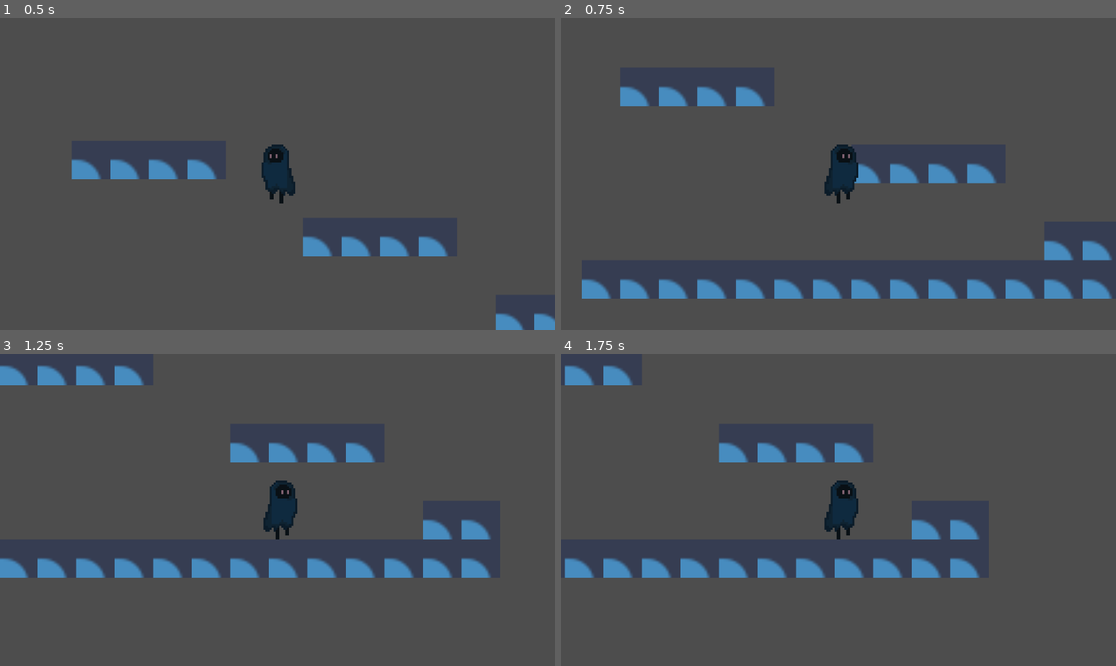
Above: before the commit, frames 1-4 (two rows, left to right).
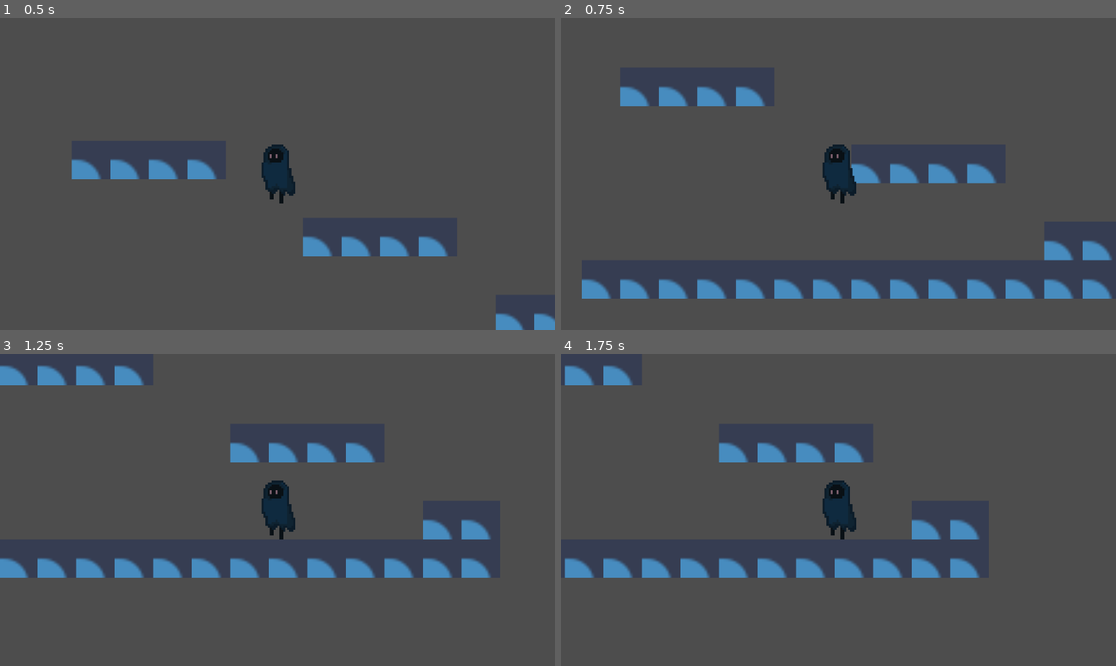
Above: after the commit, the same moments.

Repository: Sukarth/Hackclub-Jumpstart-Game
Game: Godot game, scene res://game.tscn
The game is run twice, just before and just after one commit, with the same random seed, the same clock (stepped at 60 frames per second) and the same inputs. The engine's default icon, where the game draws it, is replaced by a stand-in: a white triangle on a blue panel in a dark square.
Inputs:
- Up to frame 1 (0.5 s): no input
- Up to frame 2 (0.75 s): tap Enter (ui_accept) at 0.5 s; hold Right (ui_right) from 0.53 s (still down)
- Up to frame 3 (1.25 s): keep holding Right (ui_right); tap Space (jump) at 0.77 s
- Up to frame 4 (1.75 s): keep holding Right (ui_right); tap Space (jump) at 1.52 s

Frame 1 is identical in both runs. In frame 2, 0.5% of the frame differs, in the area x 47-54%, y 40-60%; in frame 3, 0.5%; in frame 4, 0.5%.

Commit message:
Fix broken player movement and input conflicts

Diff:
--- a/player/player.gd
+++ b/player/player.gd
@@ -58,19 +58,16 @@
 		current_speed = SLOW_SPEED  # Slower when running is sacrificed
 
 	if direction:
-		# We use move_toward for basic acceleration/deceleration
-		velocity.x = move_toward(velocity.x, direction * current_speed, current_speed * 2.0 * delta) # Last value is acceleration
-		# Flip the sprite
-		if %Sprite: # Ensure the node exists
-			%Sprite.flip_h = (direction > 0)
 		velocity.x = direction * current_speed
+		# Flip sprite if it exists
+		if sprite:
+			sprite.flip_h = (direction < 0)
 	else:
 		# === FRICTION SYSTEM ===
 		if GameManager.has_friction:
 			# Normal stopping
 			velocity.x = move_toward(velocity.x, 0, current_speed)
 		else:
-			%Sprite.play("default") #fall
 			# Slippery - momentum continues
 			velocity.x *= 0.95  # Very gradual slowdown
 
@@ -157,8 +154,13 @@
 	await get_tree().create_timer(0.05).timeout
 	sprite.position = original_pos
 
-# Debug info (remove later)
+# Debug info (only process when UI is not visible)
 func _input(event):
+	# Check if sacrifice UI is open - don't process game inputs if it is
+	var sacrifice_ui = get_tree().get_first_node_in_group("sacrifice_ui")
+	if sacrifice_ui and sacrifice_ui.visible:
+		return
+
 	if event.is_action_pressed("ui_text_completion_replace"):  # Tab key
 		print("🔍 DEBUG - Current sacrifices:")
 		print("  Gravity: ", not GameManager.has_gravity)
